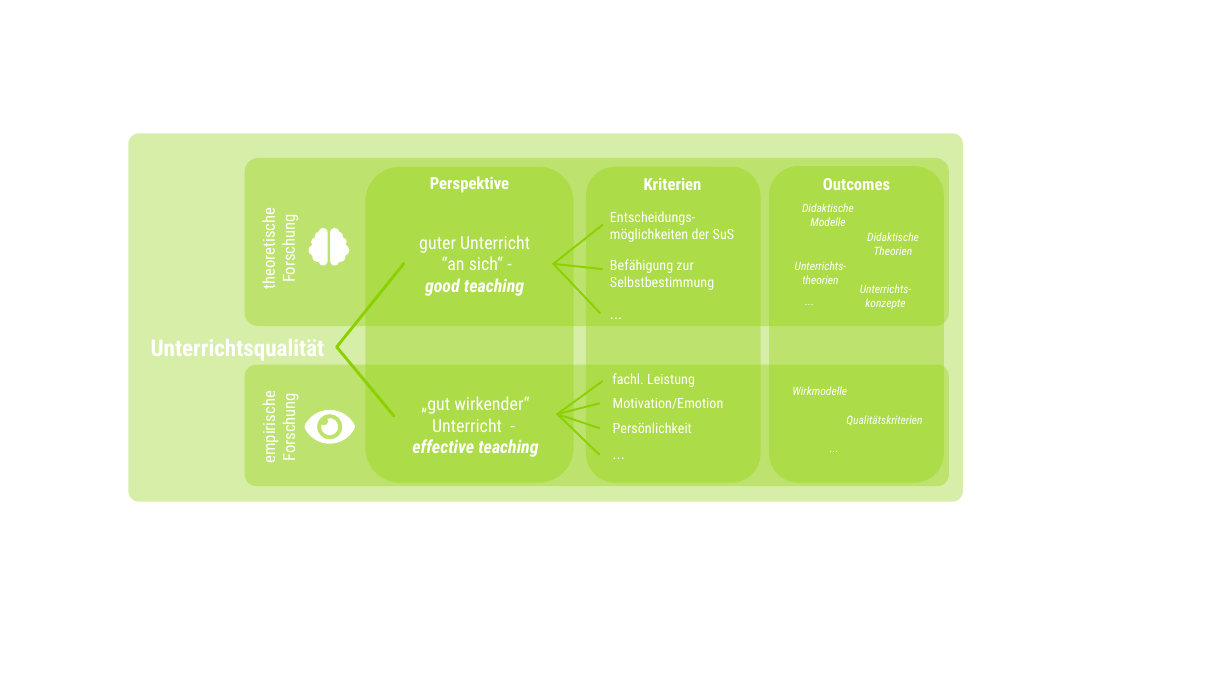
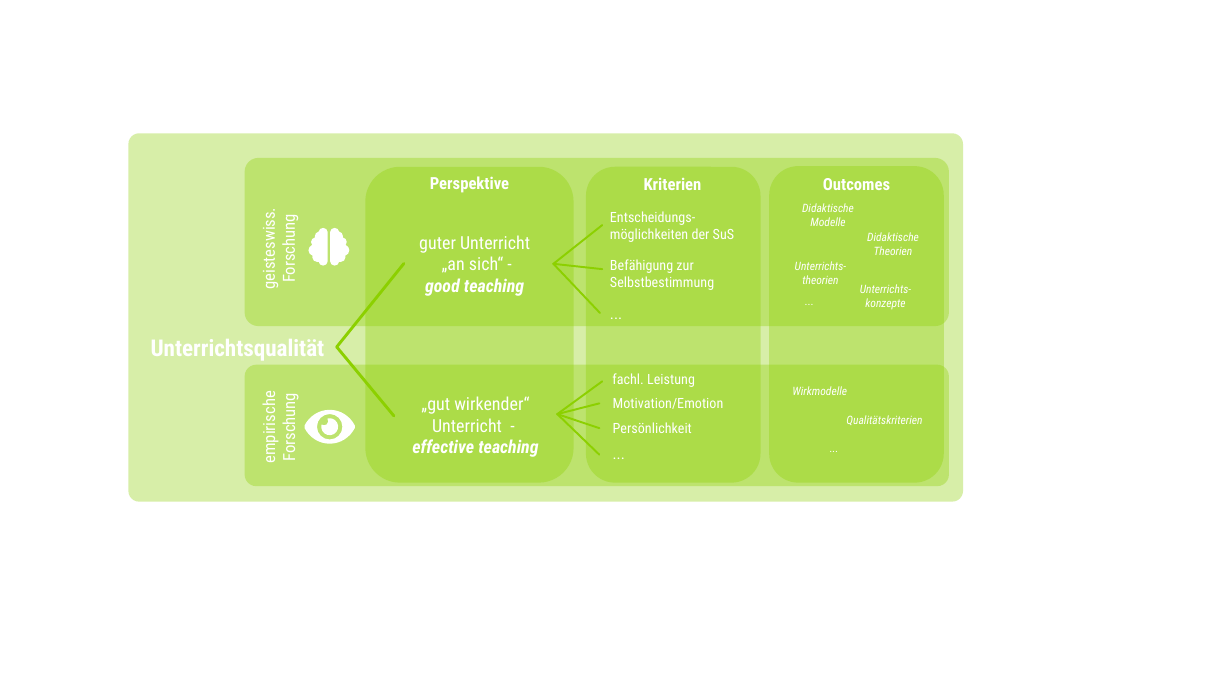
Before and after one commit to sammerk/Lehrprobe, a slide deck: slide 3 of img/Unterrichtsqualitaet.pptx. Drawn at 1232x693 pixels with LibreOffice and Linux fonts; fonts in the diff are those of the drawing. Boxes give left, top, right and bottom in pixels: in the first picture for what was removed or moved away, otherwise in the second. Text is boxed around its words. In the diff, an @@ line names an element or a change of style, - is before the commit and + after.

```diff
--- a/img/Unterrichtsqualitaet.pptx
+++ b/img/Unterrichtsqualitaet.pptx
@@ text in rounded rectangle at [257, 216, 299, 288]: text changed @@
-theoretische Forschung
+geisteswiss. Forschung
@@ text in rounded rectangle at [442, 256, 503, 273]: text changed @@
-“an sich“ -
+„an sich“ -
```
Also in this commit, not shown: 5 other files.
